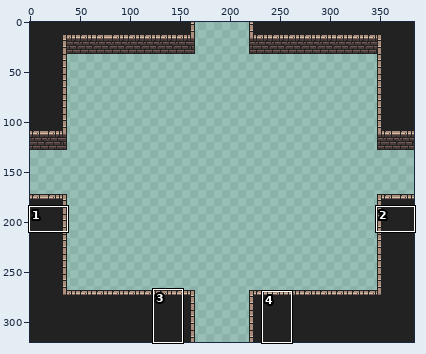
One commit to this sprite sheet: assets/maps/room_middle_foreground.png. Above, an overview of the earlier version with the close-up marked.
Close-up. First the earlier version:
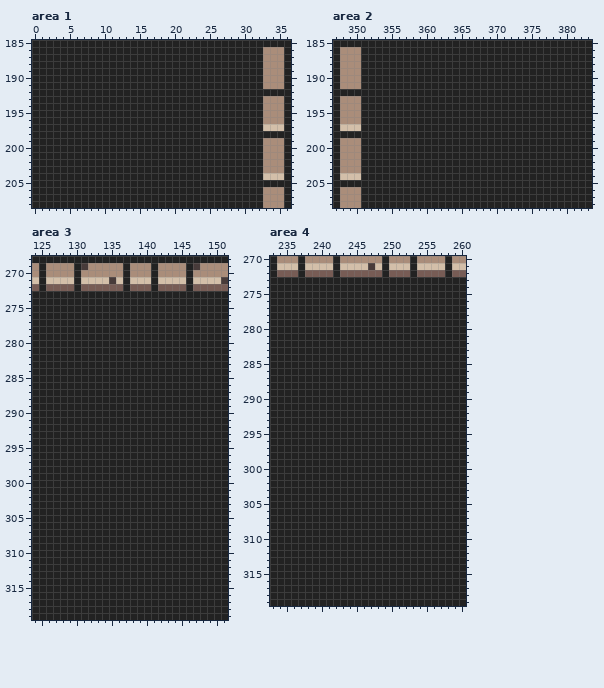
The file is 384x320 pixels. Shown: area 1: x 0..36, y 185..208; area 2: x 347..383, y 185..208; area 3: x 124..151, y 268..319; area 4: x 233..260, y 270..319. The commit also changed other parts of the picture, which this record leaves out.
New version:
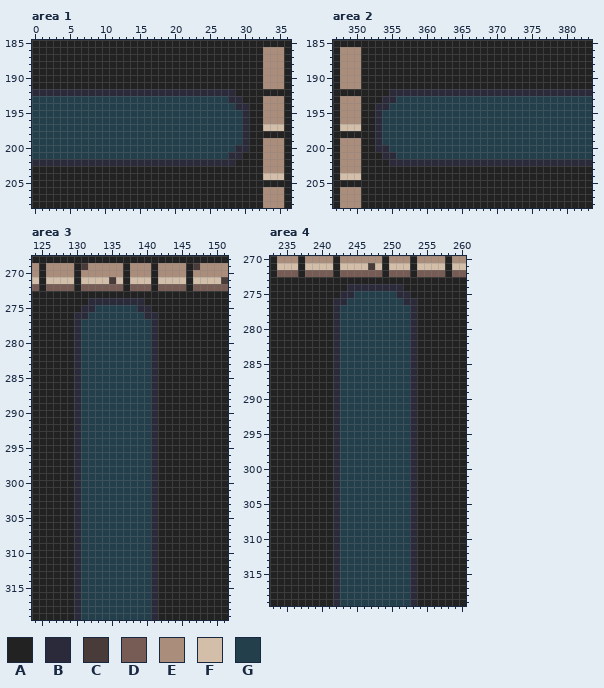
Palette (. is transparent): A #222222  B #2a2a3a  C #483b3a  D #775c55  E #aa8d7a  F #d3bfa9  G #243f4c
Changes in this commit:
Changed rows in their new state; - is an unchanged pixel.
Area 1:
first column x 0:
192 BBBBBBBBBBBBBBBBBBBBBBBBBBBBB--
193 GGGGGGGGGGGGGGGGGGGGGGGGGGGGBB-
194 GGGGGGGGGGGGGGGGGGGGGGGGGGGGGBB
195 GGGGGGGGGGGGGGGGGGGGGGGGGGGGGGB
196 GGGGGGGGGGGGGGGGGGGGGGGGGGGGGGB
197 GGGGGGGGGGGGGGGGGGGGGGGGGGGGGGB
198 GGGGGGGGGGGGGGGGGGGGGGGGGGGGGGB
199 GGGGGGGGGGGGGGGGGGGGGGGGGGGGGGB
200 GGGGGGGGGGGGGGGGGGGGGGGGGGGGGBB
201 GGGGGGGGGGGGGGGGGGGGGGGGGGGGBB-
202 BBBBBBBBBBBBBBBBBBBBBBBBBBBBB--
Area 2:
first column x 353:
192 --BBBBBBBBBBBBBBBBBBBBBBBBBBBBB
193 -BBGGGGGGGGGGGGGGGGGGGGGGGGGGGG
194 BBGGGGGGGGGGGGGGGGGGGGGGGGGGGGG
195 BGGGGGGGGGGGGGGGGGGGGGGGGGGGGGG
196 BGGGGGGGGGGGGGGGGGGGGGGGGGGGGGG
197 BGGGGGGGGGGGGGGGGGGGGGGGGGGGGGG
198 BGGGGGGGGGGGGGGGGGGGGGGGGGGGGGG
199 BGGGGGGGGGGGGGGGGGGGGGGGGGGGGGG
200 BBGGGGGGGGGGGGGGGGGGGGGGGGGGGGG
201 -BBGGGGGGGGGGGGGGGGGGGGGGGGGGGG
202 --BBBBBBBBBBBBBBBBBBBBBBBBBBBBB
Area 3:
first column x 130:
274 --BBBBBBBB--
275 -BBGGGGGGBB-
276 BBGGGGGGGGBB
277 BGGGGGGGGGGB
278 BGGGGGGGGGGB
279 BGGGGGGGGGGB
280 BGGGGGGGGGGB
281 BGGGGGGGGGGB
282 BGGGGGGGGGGB
283 BGGGGGGGGGGB
284 BGGGGGGGGGGB
285 BGGGGGGGGGGB
286 BGGGGGGGGGGB
287 BGGGGGGGGGGB
288 BGGGGGGGGGGB
289 BGGGGGGGGGGB
290 BGGGGGGGGGGB
291 BGGGGGGGGGGB
292 BGGGGGGGGGGB
293 BGGGGGGGGGGB
294 BGGGGGGGGGGB
295 BGGGGGGGGGGB
296 BGGGGGGGGGGB
297 BGGGGGGGGGGB
298 BGGGGGGGGGGB
299 BGGGGGGGGGGB
300 BGGGGGGGGGGB
301 BGGGGGGGGGGB
302 BGGGGGGGGGGB
303 BGGGGGGGGGGB
304 BGGGGGGGGGGB
305 BGGGGGGGGGGB
306 BGGGGGGGGGGB
307 BGGGGGGGGGGB
308 BGGGGGGGGGGB
309 BGGGGGGGGGGB
310 BGGGGGGGGGGB
311 BGGGGGGGGGGB
312 BGGGGGGGGGGB
313 BGGGGGGGGGGB
314 BGGGGGGGGGGB
315 BGGGGGGGGGGB
316 BGGGGGGGGGGB
317 BGGGGGGGGGGB
318 BGGGGGGGGGGB
319 BGGGGGGGGGGB
Area 4:
first column x 242:
274 --BBBBBBBB--
275 -BBGGGGGGBB-
276 BBGGGGGGGGBB
277 BGGGGGGGGGGB
278 BGGGGGGGGGGB
279 BGGGGGGGGGGB
280 BGGGGGGGGGGB
281 BGGGGGGGGGGB
282 BGGGGGGGGGGB
283 BGGGGGGGGGGB
284 BGGGGGGGGGGB
285 BGGGGGGGGGGB
286 BGGGGGGGGGGB
287 BGGGGGGGGGGB
288 BGGGGGGGGGGB
289 BGGGGGGGGGGB
290 BGGGGGGGGGGB
291 BGGGGGGGGGGB
292 BGGGGGGGGGGB
293 BGGGGGGGGGGB
294 BGGGGGGGGGGB
295 BGGGGGGGGGGB
296 BGGGGGGGGGGB
297 BGGGGGGGGGGB
298 BGGGGGGGGGGB
299 BGGGGGGGGGGB
300 BGGGGGGGGGGB
301 BGGGGGGGGGGB
302 BGGGGGGGGGGB
303 BGGGGGGGGGGB
304 BGGGGGGGGGGB
305 BGGGGGGGGGGB
306 BGGGGGGGGGGB
307 BGGGGGGGGGGB
308 BGGGGGGGGGGB
309 BGGGGGGGGGGB
310 BGGGGGGGGGGB
311 BGGGGGGGGGGB
312 BGGGGGGGGGGB
313 BGGGGGGGGGGB
314 BGGGGGGGGGGB
315 BGGGGGGGGGGB
316 BGGGGGGGGGGB
317 BGGGGGGGGGGB
318 BGGGGGGGGGGB
319 BGGGGGGGGGGB
Where, in picture pixels (left, top, right, bottom), the same in both close-ups:
changed: (32, 89, 249, 166)
changed: (375, 89, 592, 166)
changed: (74, 298, 158, 620)
changed: (333, 284, 417, 606)
